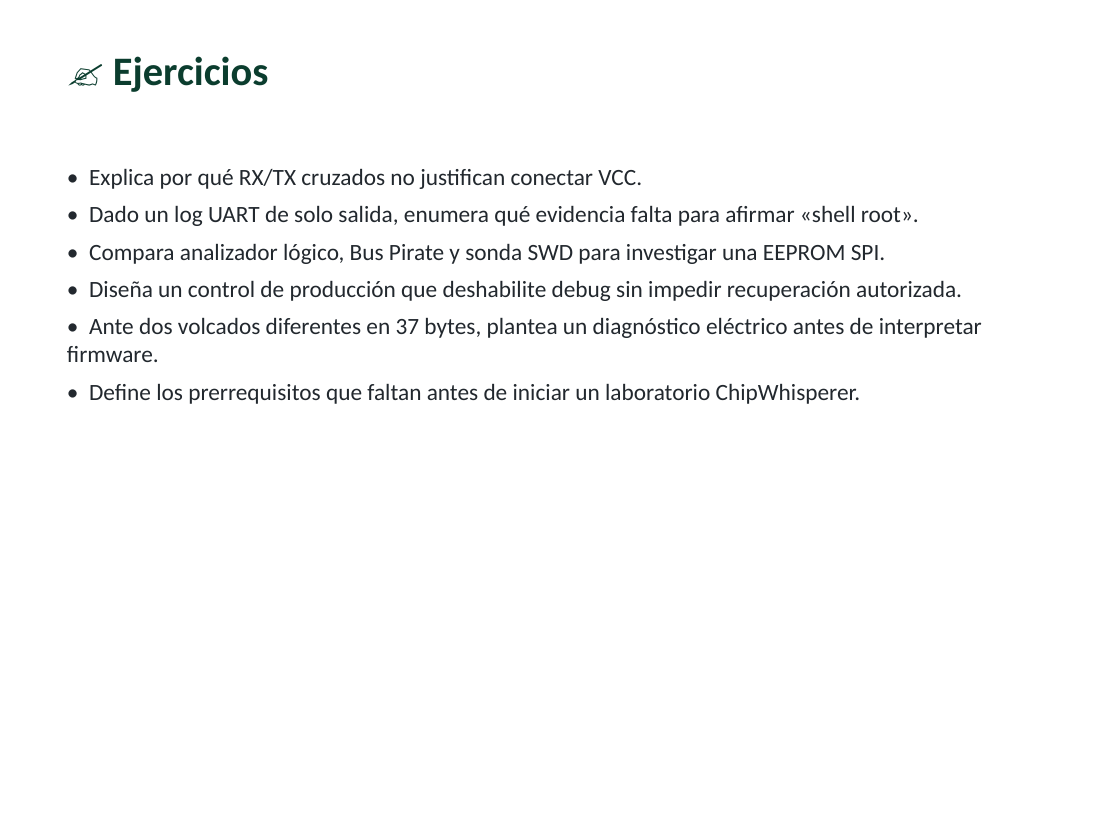
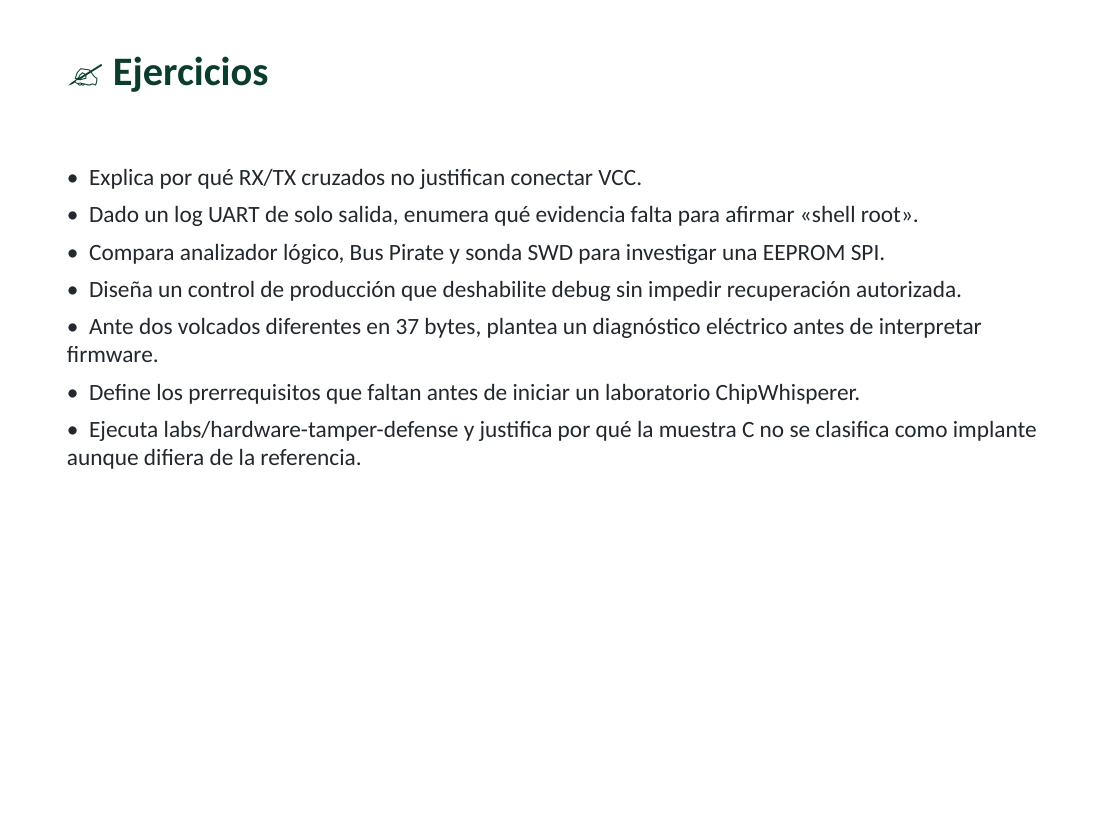
Before and after one commit to vladimiracunadev-create/modern-cybersecurity-program, a slide deck: slide 11 of classes/parte-13-seguridad-movil-iot-e-inalambrica/268-analisis-de-hardware-uart-jtag-y-spi/clase-268-presentacion.pptx. Drawn at 1120x840 pixels with LibreOffice and Linux fonts; fonts in the diff are those of the drawing. Boxes give left, top, right and bottom in pixels: in the first picture for what was removed or moved away, otherwise in the second. Text is boxed around its words. In the diff, an @@ line names an element or a change of style, - is before the commit and + after.

```diff
--- a/classes/parte-13-seguridad-movil-iot-e-inalambrica/268-analisis-de-hardware-uart-jtag-y-spi/clase-268-presentacion.pptx
+++ b/classes/parte-13-seguridad-movil-iot-e-inalambrica/268-analisis-de-hardware-uart-jtag-y-spi/clase-268-presentacion.pptx
@@ text at (67,420,1037,469): paragraph added @@
+• Ejecuta labs/hardware-tamper-defense y justifica por qué la muestra C no se clasifica como implante aunque difiera de la referencia.
```
Also in this commit, not shown: 2 other slides changed, 53 other files.
